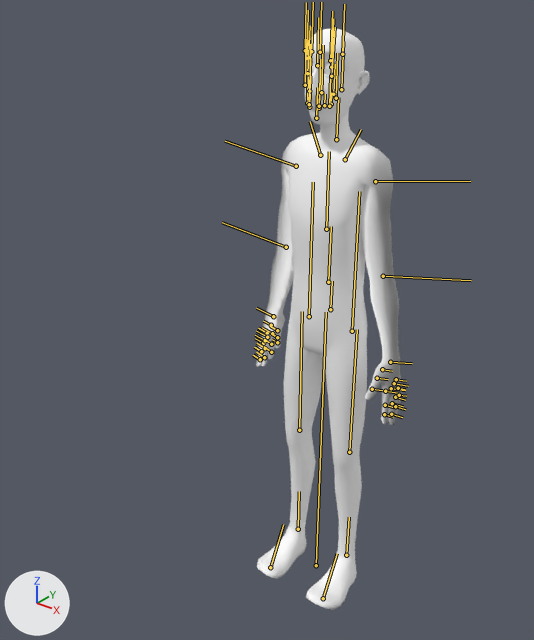
Before and after pictures for a commit that changed the FBX model ModelAnimation/Jump.fbx.
The view is the same before and after, from a 50 mm lens placed at (1.072, -1.613, 1.874), pointed at (-0.169, -0.062, 0.912). The lights are fixed; the arrows at lower left show +X, +Y and +Z. Both versions are drawn at frame 31 of the action 'Jump'; the numbers are the values there. The bones that bend it are drawn over the model as lines.

The first picture shows 'Le_Eye_Mesh', 'Ri_Eye_Mesh', 'Unity_Body_Mesh'.
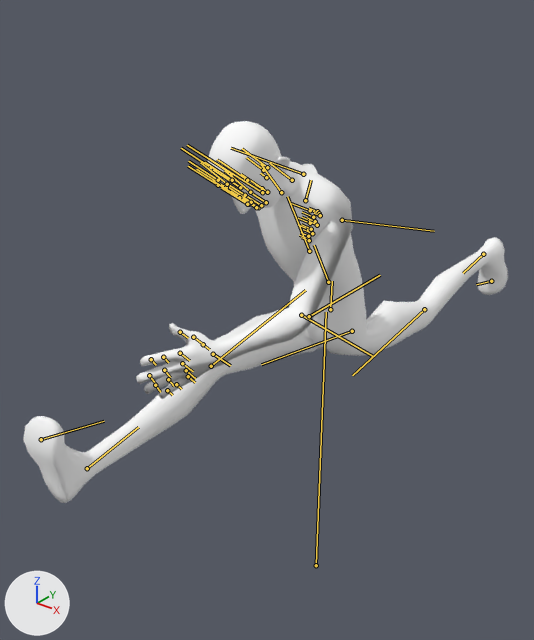
Boxes (x1, y1, x2, y2) around the edits, measured in the pictures (534 x 640 px):
'Unity_Body_Mesh', posed (228% wider, 34% shorter): before (256, 29, 403, 610); after (23, 121, 508, 503)
'Le_Eye_Mesh', posed: before (323, 62, 339, 75); after (240, 188, 253, 190)
'Ri_Eye_Mesh', posed (not visible afterwards): before (307, 60, 314, 73)
bone 'Spine', root to tip: before (328, 282) to (331, 226); after (328, 282) to (314, 245)
bone 'Neck', root to tip: before (336, 139) to (338, 97); after (292, 180) to (269, 163)
bone 'RightArm', root to tip: before (296, 166) to (225, 141); after (262, 192) to (187, 145)
bone 'RightForeArm', root to tip: before (286, 247) to (222, 222); after (303, 174) to (231, 148)
bone 'LeftArm', root to tip: before (375, 181) to (470, 181); after (342, 220) to (434, 231)
bone 'LeftForeArm', root to tip: before (383, 276) to (471, 280); after (301, 315) to (372, 356)
bone 'RightUpLeg', root to tip: before (309, 316) to (313, 182); after (309, 316) to (380, 275)
bone 'RightLeg', root to tip: before (299, 430) to (302, 311); after (211, 366) to (305, 290)
bone 'LeftUpLeg', root to tip: before (352, 331) to (359, 191); after (352, 331) to (261, 364)
bone 'LeftLeg', root to tip: before (349, 452) to (357, 329); after (424, 309) to (352, 375)

The edits, one by one:
Bone 'Spine' (bone_spine) turns from (0, 0, 0) to (33, -2, -4) degrees about its own x, y and z.
Bone 'Neck' (bone_neck) turns from (0, 0, 0) to (24, 0, 0) degrees about its own x, y and z.
Bone 'RightArm' (bone_rightarm) turns from (0, 0, 80) to (-4, -49, 70) degrees about its own x, y and z.
Bone 'RightForeArm' (bone_rightforearm) turns from (0, 0, 0) to (15, 39, 7) degrees about its own x, y and z.
Bone 'LeftArm' (bone_leftarm) turns from (0, 0, -80) to (-10, -74, -70) degrees about its own x, y and z.
Bone 'LeftForeArm' (bone_leftforearm) turns from (0, 0, 0) to (5, -39, -19) degrees about its own x, y and z.
Bone 'RightUpLeg' (bone_rightupleg) turns from (0, 0, 0) to (-90, 0, 0) degrees about its own x, y and z.
Bone 'RightLeg' (bone_rightleg) turns from (0, 0, 0) to (10, 0, 0) degrees about its own x, y and z.
Bone 'LeftUpLeg' (bone_leftupleg) turns from (0, 0, 0) to (81, -1, 0) degrees about its own x, y and z.
Bone 'LeftLeg' (bone_leftleg) turns from (0, 0, 0) to (17, 0, 0) degrees about its own x, y and z.
